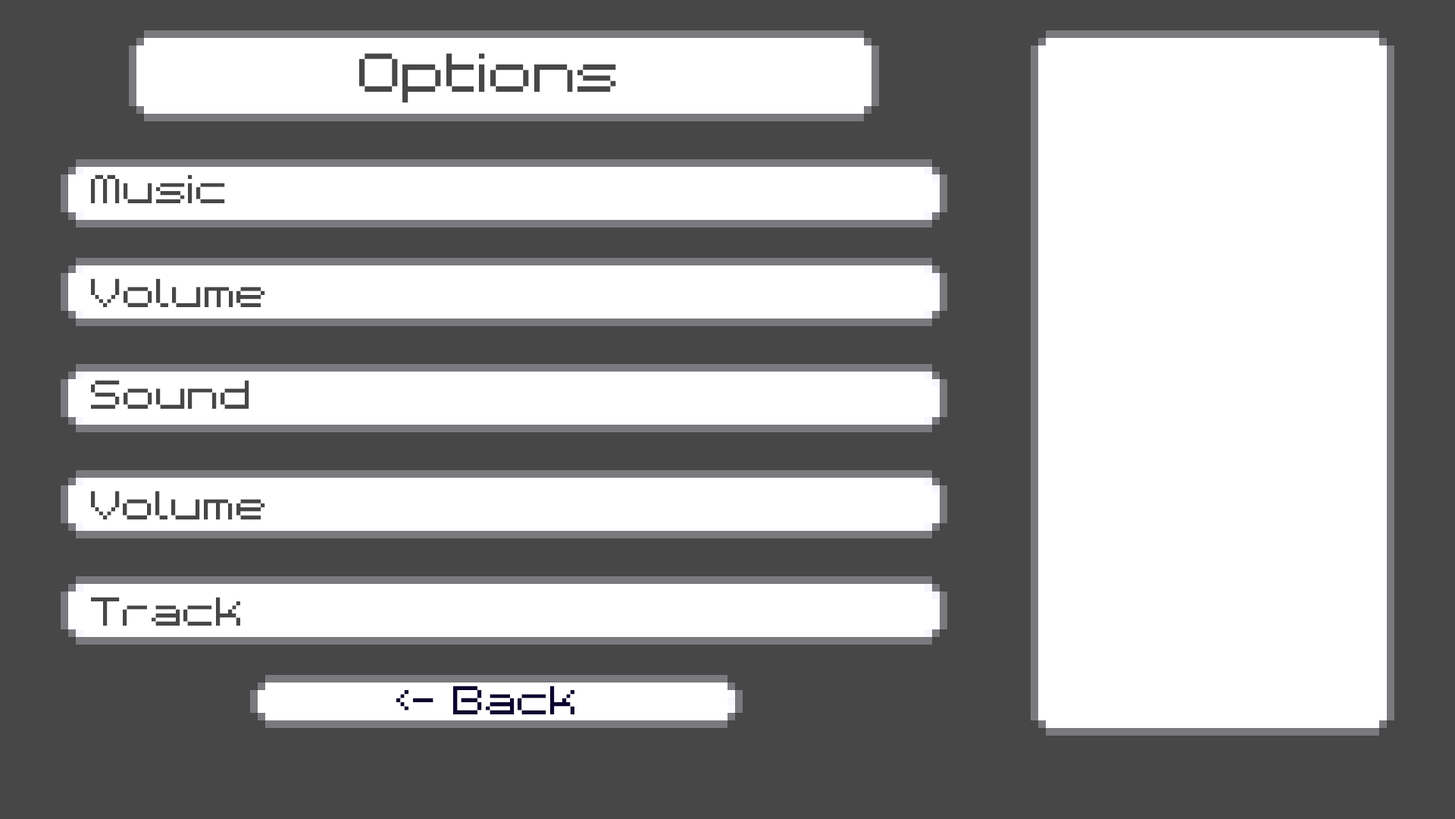
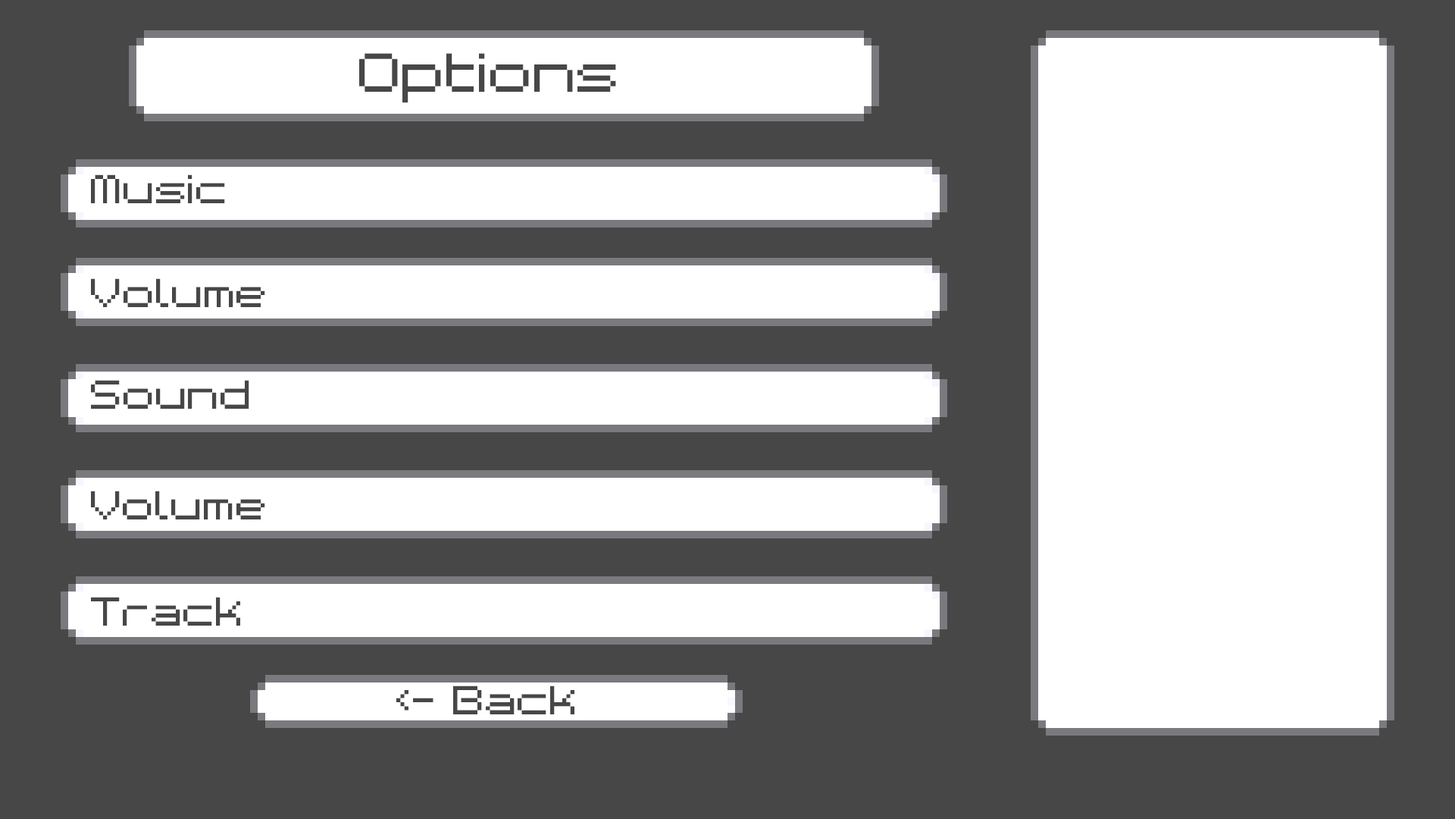
Two versions of the same layered image (1455×819). Layer-by-layer changes:
painted on "<- Back" over [396, 685, 575, 715]
